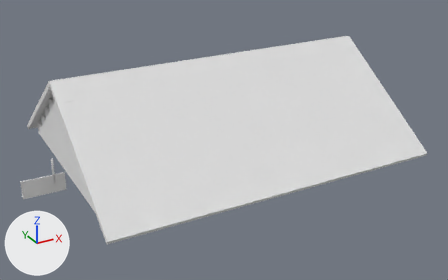
Renders of the FBX model assets/fbx/inn_roof.fbx from each side of a commit.
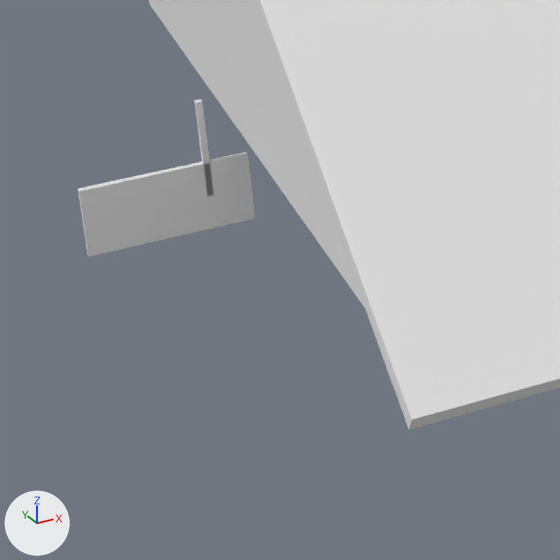
Each version is shown whole from a camera (50 mm lens) standing at (-10.87, -20.35, 13.11) and looking at (-0.11, -0.78, 3.33), then close up on the part from 0% to 33% of the width and 47% to 100% of the height. The axes (+X, +Y, +Z) are drawn at lower left. The lights are the same throughout. The first two pictures are the older version.

The first close-up shows 'InnRoof'.
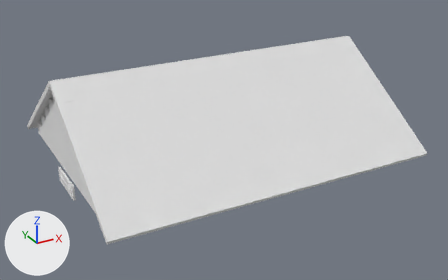
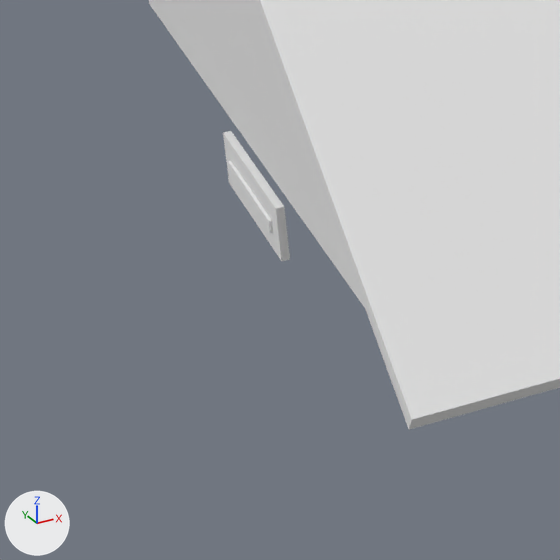
Changed parts and their boxes [x1, y1, x2, y2] in the close-ups (560 x 560 px; the box of a moved part takes in the faces that stretch with it):
'InnRoof', reshaped: before [78, 0, 560, 430]; after [148, 0, 560, 430]
part 1 of me_innroof, moved or reshaped: before [78, 152, 255, 257]; after [223, 131, 290, 261]
part 2 of me_innroof, moved or reshaped: before [194, 99, 214, 196]; after [228, 161, 273, 233]

The change, as a list of edits to the scene's bpy script:
```text
Change me_innroof:
    used by ob_innroof; location = (0.0, 0.0, 0.0)
    remove me_innroof.from_pydata(...)  # 112 vertices, 84 faces; spans x -7.7..6.4, y -5.15..5.15, z 2.05..6.51
    add me_innroof.from_pydata(...)  # 112 vertices, 84 faces; spans x -6.4..6.4, y -5.15..5.15, z 2.32..6.51
    me_innroof part 1: the loose piece of 8 vertices spanning x -7.7..-6.1, y 0.57..0.63, z 2.05..2.75 is scaled about its middle by (0.05, 30, 0.786), then moved by (0.7, -0.6, 0.2)
    me_innroof part 2: the loose piece of 8 vertices spanning x -6.53..-6.47, y 0.57..0.63, z 2.4..3.4 is scaled about its middle by (0.667, 23.3, 0.12), then moved by (0.25, -0.6, -0.3)
```
